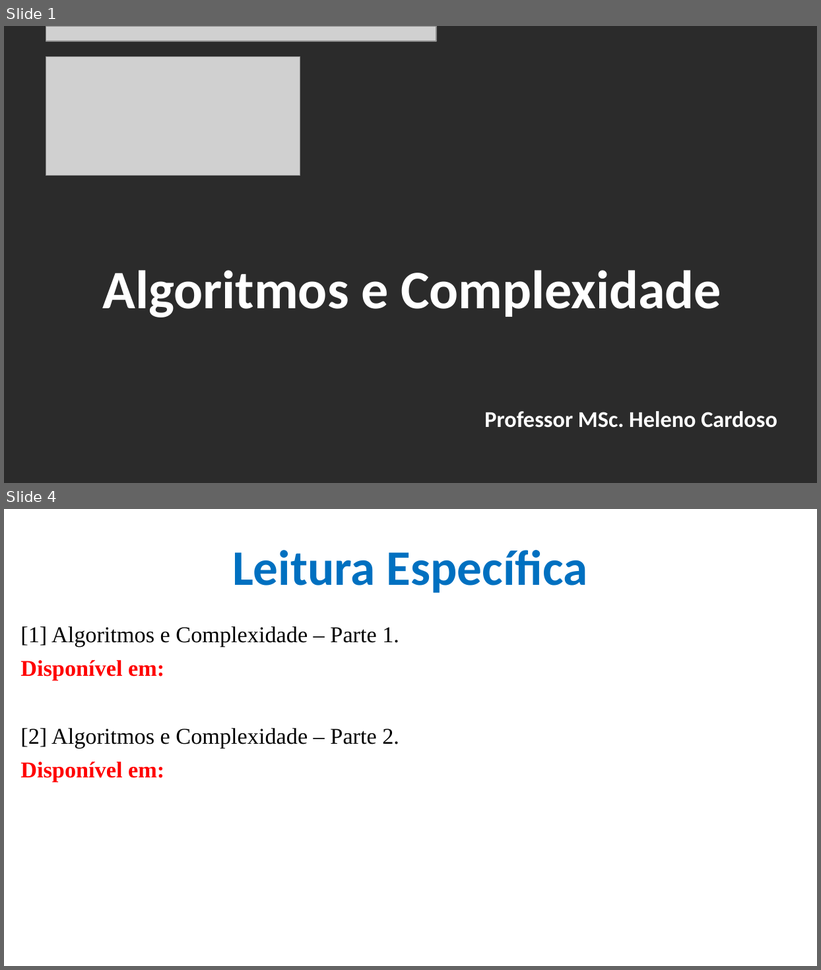
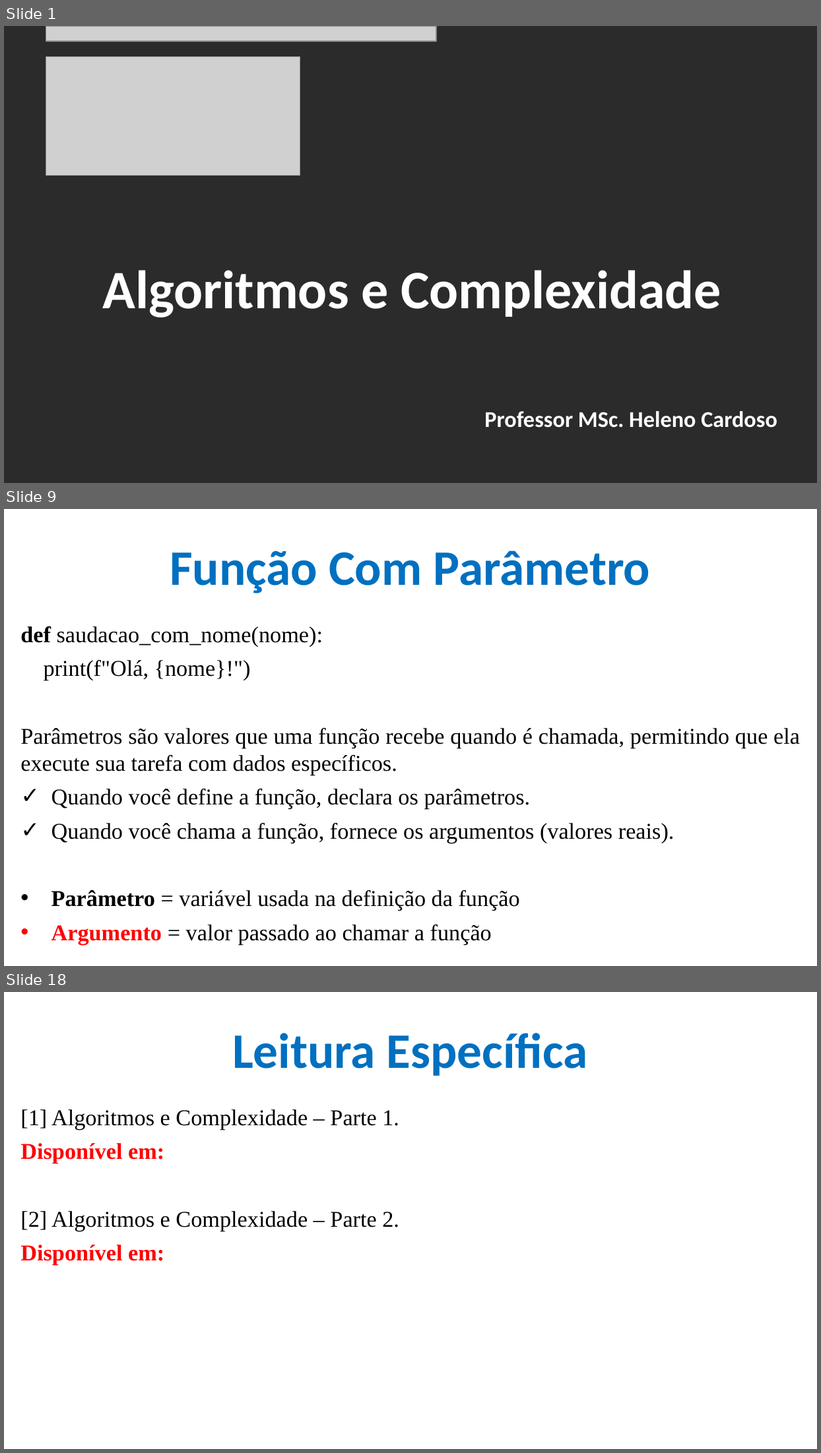
Before and after one commit to CloudEducationBrazil/WydenAlgoritmosEComplexidade, a slide deck: 01 Classes/Aula 01 - Algoritmos e Complexidade - Funções e Parâmetros.pptx. Shown one above the other, each under a label of ours: slides 1 and 4 before the commit, slides 1, 9 and 18 after it; the slides between them are not shown. The pictures are 821x970 and 821x1453 pixels, drawn with LibreOffice and Linux fonts; fonts in the diff are those of the drawing; grey boxes stand for pictures; background and template pictures are left out; a plain dark background stands for a picture behind light text. Boxes give left, top, right and bottom in pixels: in the first picture for what was removed or moved away, otherwise in the second. Text is boxed around its words. In the diff, an @@ line names an element or a change of style, - is before the commit and + after.

```diff
--- a/01 Classes/Aula 01 - Algoritmos e Complexidade - Funções e Parâmetros.pptx
+++ b/01 Classes/Aula 01 - Algoritmos e Complexidade - Funções e Parâmetros.pptx
@@ slide 9 added at [4,509,817,966], background picture (left out) @@
@@ title added at [170,551,651,593], 44 pt, text #0070C0, bold @@
+Função Com Parâmetro
@@ text added at [20,626,800,945], 20 pt, text #000000 @@
+def saudacao_com_nome(nome):
+print(f"Olá, {nome}!")
+Parâmetros são valores que uma função recebe quando é chamada, permitindo que ela execute sua tarefa com dados específicos.
+✓ Quando você define a função, declara os parâmetros.
+✓ Quando você chama a função, fornece os argumentos (valores reais).
+• Parâmetro = variável usada na definição da função
+• Argumento = valor passado ao chamar a função
@@ what was slide 4 is now slide 18 @@
```
Also in this commit, not shown: 3 slides changed, 13 other slides added, 2 other files.
